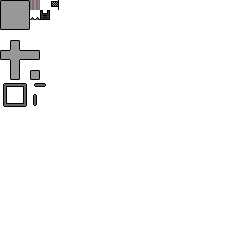
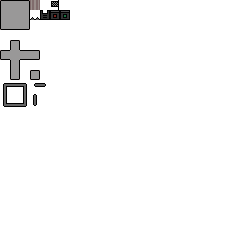
Layer changes from the first 250 × 250 image to the second:
painted on "sprite_sheet.png" over [50,10,70,20]
